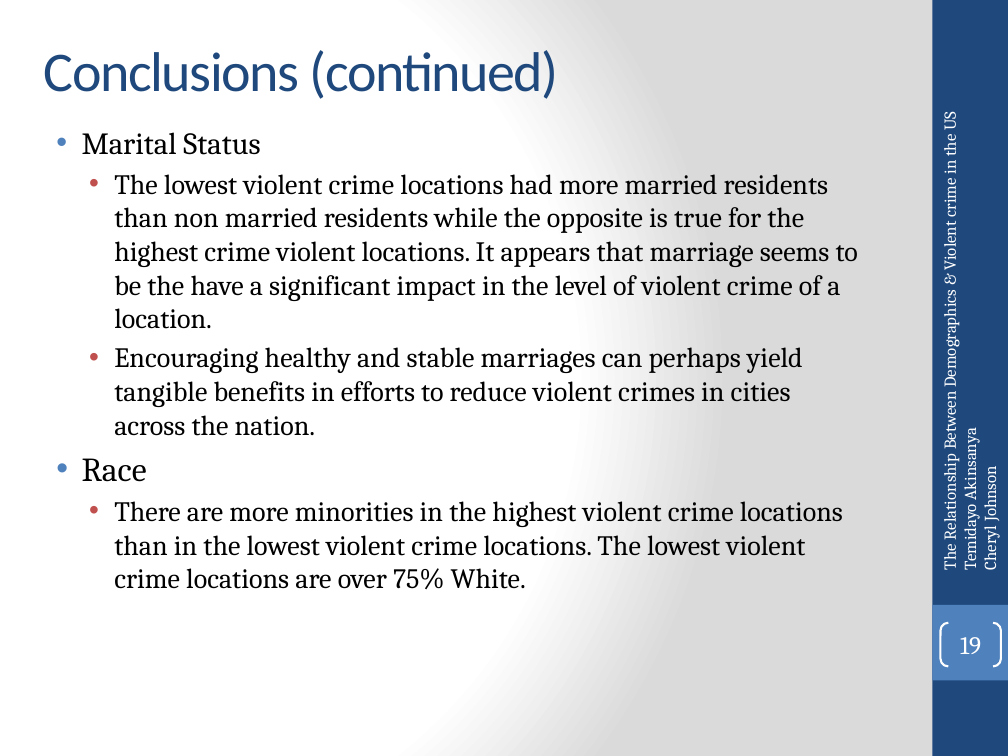
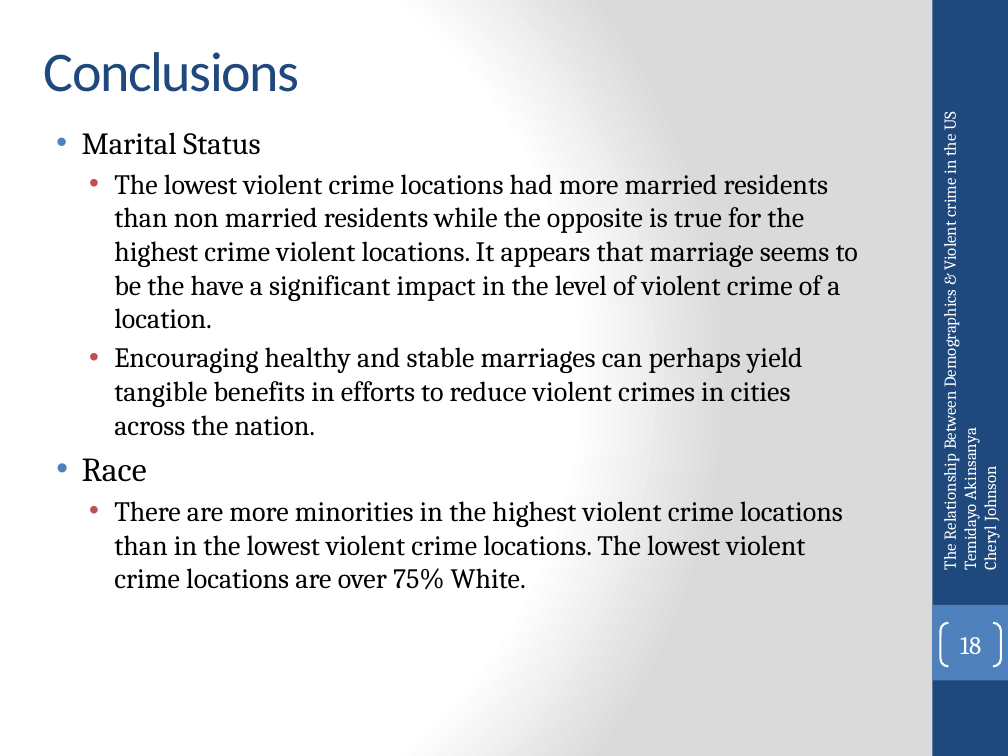
Before and after one commit to temidayo1234/National_ViolentCrime_Analysis, a slide deck: slide 18 of Data Analytics Bootcamp Project 1.pptx (slide 19 before the commit). Drawn at 1008x756 pixels with LibreOffice and Linux fonts; fonts in the diff are those of the drawing. Boxes give left, top, right and bottom in pixels: in the first picture for what was removed or moved away, otherwise in the second. Text is boxed around its words. In the diff, an @@ line names an element or a change of style, - is before the commit and + after.

```diff
--- a/Data Analytics Bootcamp Project 1.pptx
+++ b/Data Analytics Bootcamp Project 1.pptx
@@ title at bbox=[44, 52, 300, 92]: text changed @@
-Conclusions (continued)
+Conclusions
@@ page number at bbox=[960, 637, 981, 654]: text changed @@
-19
+18
```
Also in this commit, not shown: 1 slide removed, 1 other file.
